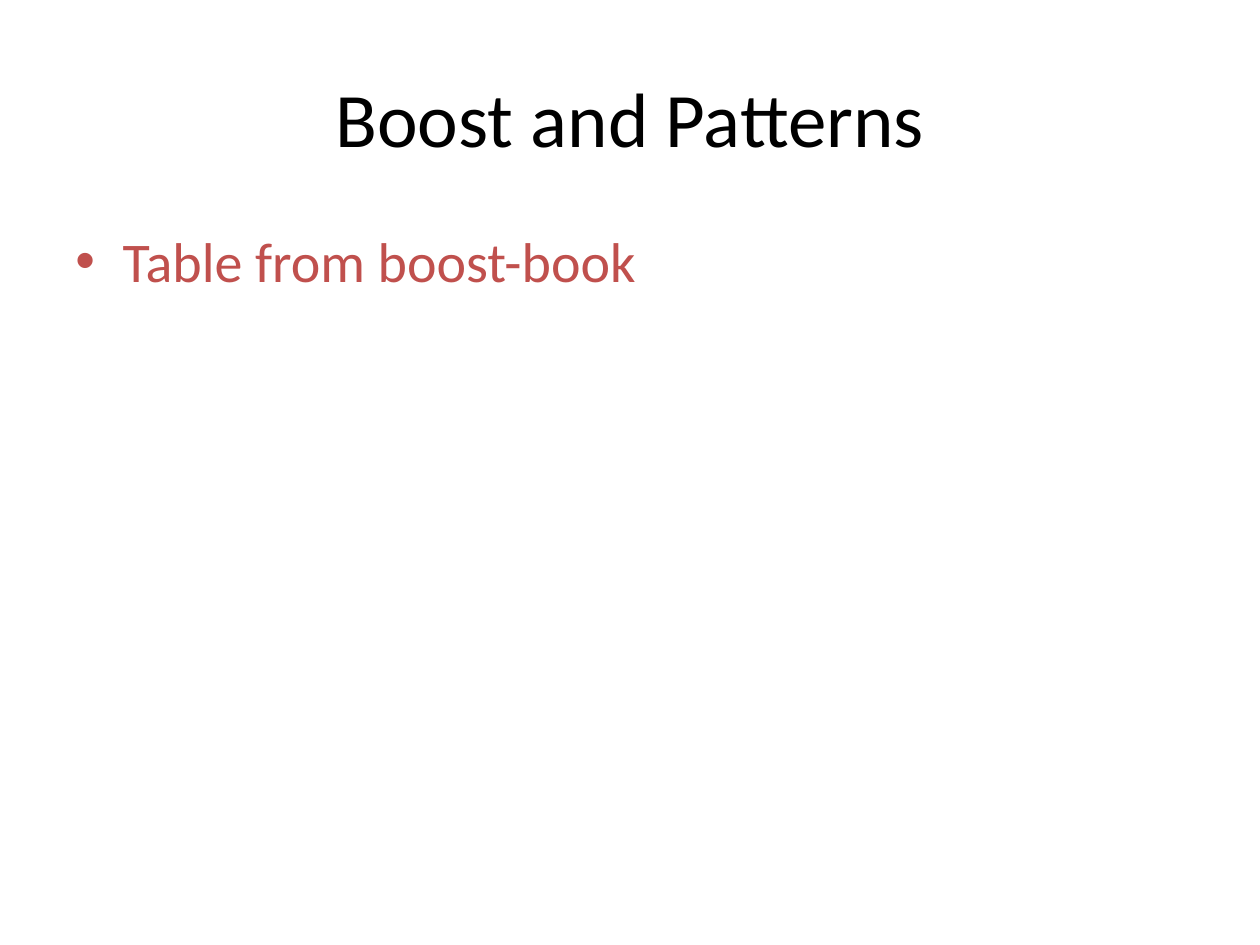
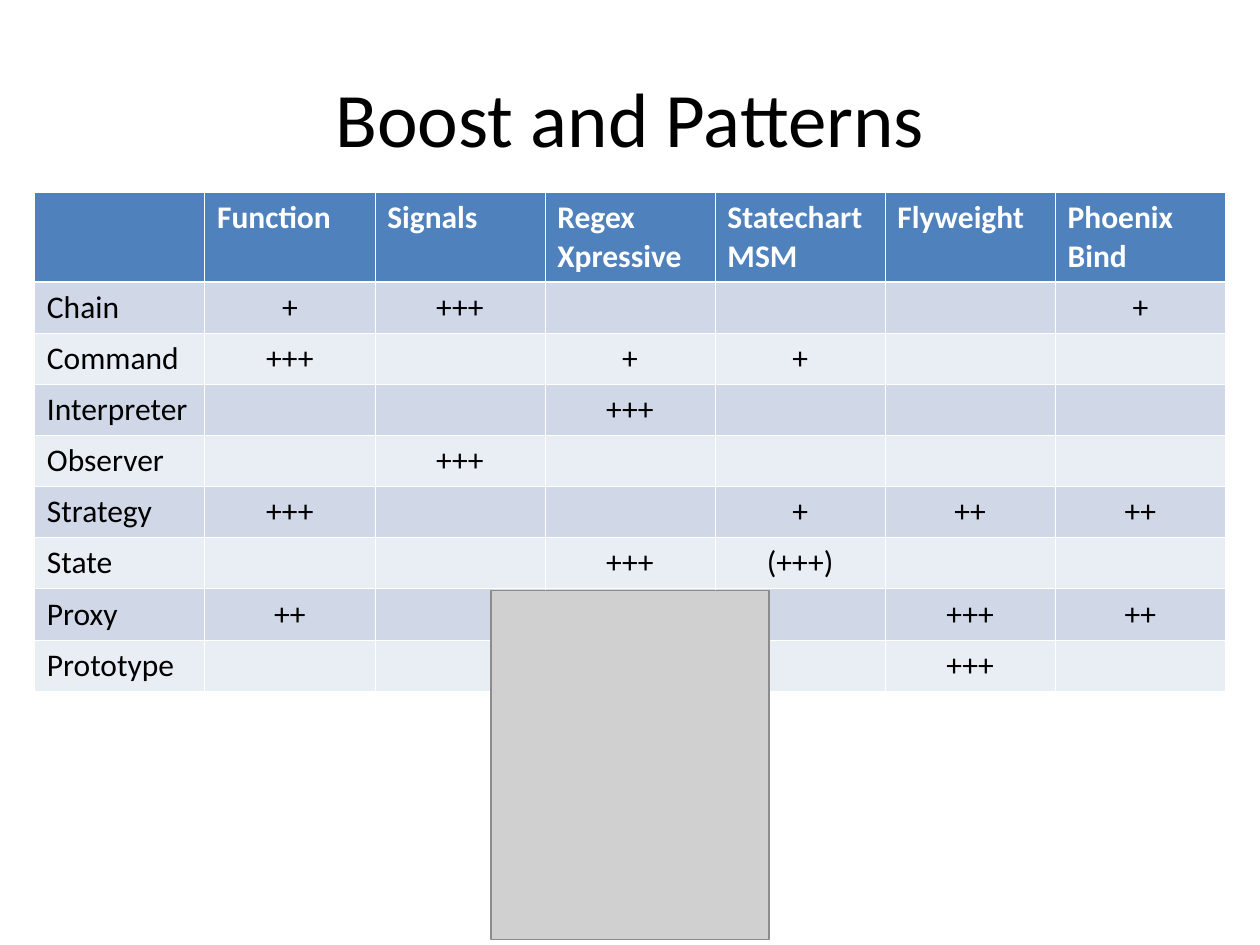
Before and after one commit to kamyu104/GofPatterns, a slide deck: slide 68 of Effective patterns.ppt (slide 67 before the commit). Drawn at 1260x945 pixels with LibreOffice and Linux fonts; fonts in the diff are those of the drawing; grey boxes stand for pictures. Boxes give left, top, right and bottom in pixels: in the first picture for what was removed or moved away, otherwise in the second. Text is boxed around its words. In the diff, an @@ line names an element or a change of style, - is before the commit and + after.

Commit message:
added Boost and patterns table

```diff
--- a/Effective patterns.ppt
+++ b/Effective patterns.ppt
@@ table added at (x1=34, y1=193, x2=1225, y2=689), 9 rows, 7 columns @@
+ | Function | Signals | Regex / Xpressive | Statechart / MSM | Flyweight | Phoenix / Bind
+Chain | + | +++ |  |  |  | +
+Command | +++ |  | + | + |  | 
+Interpreter |  |  | +++ |  |  | 
+Observer |  | +++ |  |  |  | 
+Strategy | +++ |  |  | + | ++ | ++
+State |  |  | +++ | (+++) |  | 
+Proxy | ++ |  |  |  | +++ | ++
+Prototype |  |  |  |  | +++ | 
@@ picture added at (x1=491, y1=591, x2=770, y2=940) @@
```
Also in this commit, not shown: 1 other slide changed, 2 slides added, 1 slide removed, 1 other file.
